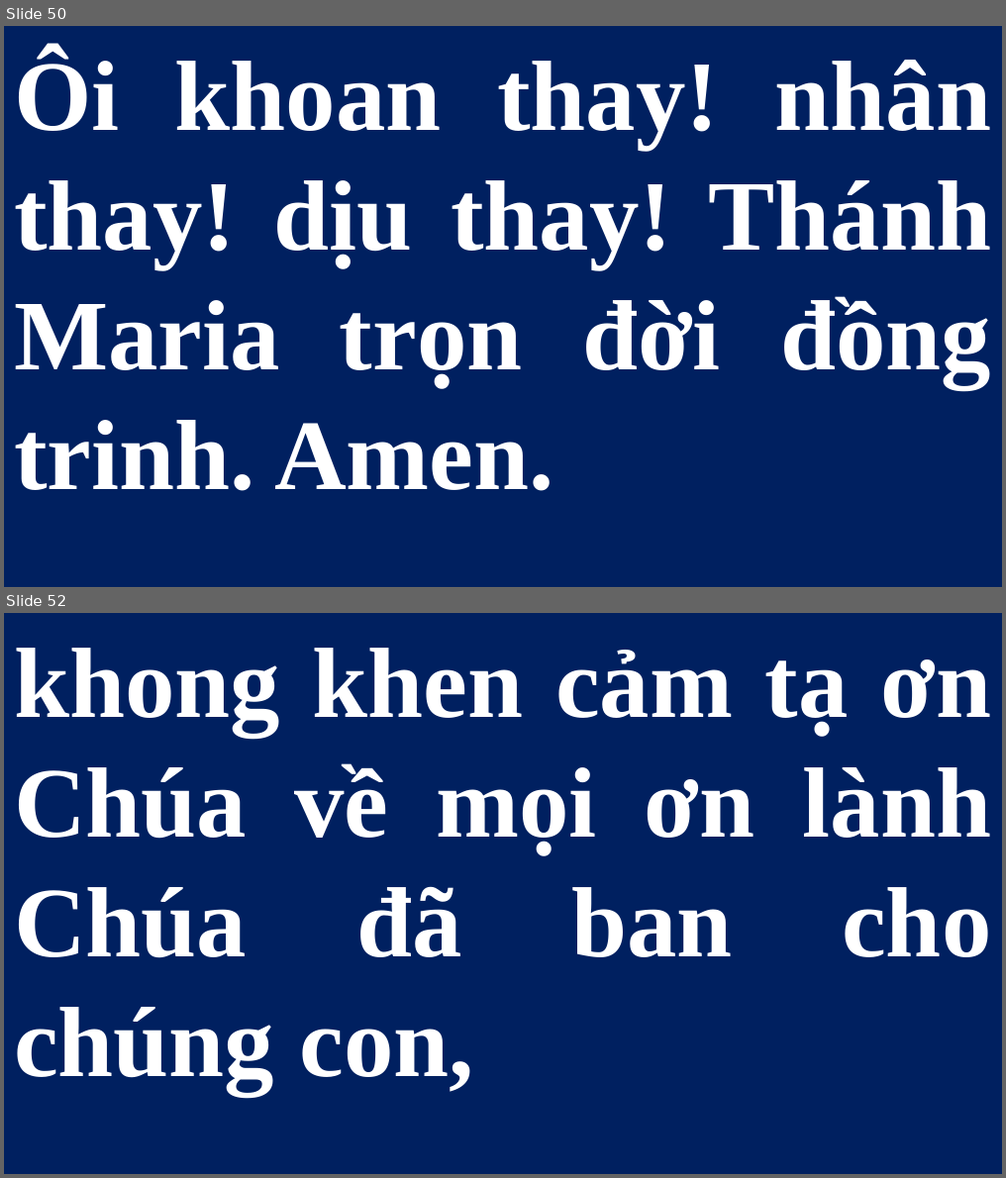
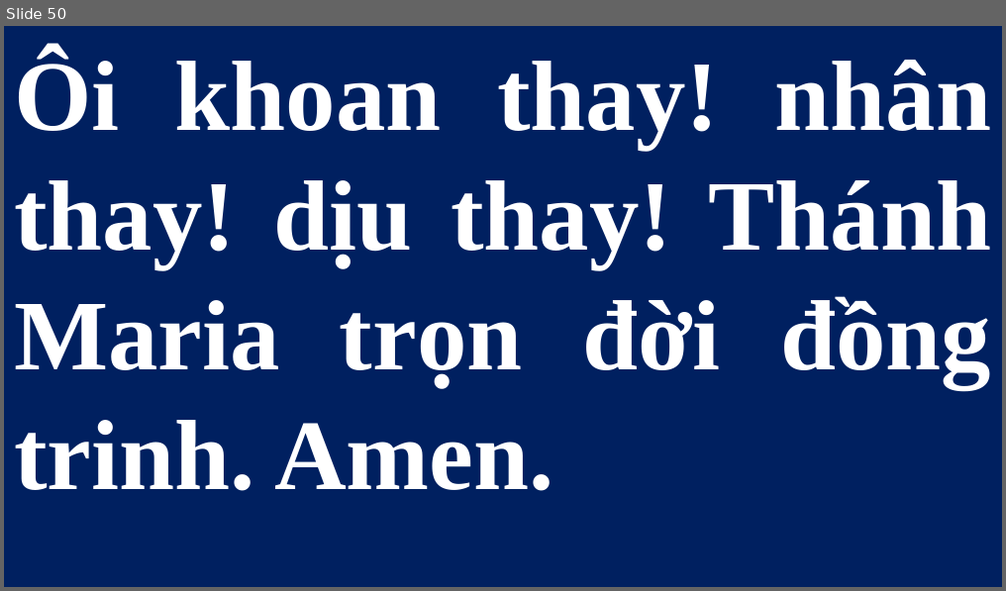
Before and after one commit to lythanhngodev64/SlideLe, a slide deck: Slide/Thứ Bảy - CN-26-TN 2026.pptx. Shown one above the other, each under a label of ours: slides 50 and 52 before the commit, slide 50 after it; the slides between them are not shown. The pictures are 1006x1178 and 1006x591 pixels, drawn with LibreOffice and Linux fonts; fonts in the diff are those of the drawing. Boxes give left, top, right and bottom in pixels: in the first picture for what was removed or moved away, otherwise in the second. Text is boxed around its words. In the diff, an @@ line names an element or a change of style, - is before the commit and + after.

```diff
--- a/Slide/Thứ Bảy - CN-26-TN 2026.pptx
+++ b/Slide/Thứ Bảy - CN-26-TN 2026.pptx
@@ slide 52 removed at <box>4,613,1002,1174</box>, background #FFFFFF @@
@@ subtitle removed at <box>4,613,1002,1173</box> @@
-khong khen cảm tạ ơn Chúa về mọi ơn lành Chúa đã ban cho chúng con,
```
Also in this commit, not shown: 27 other slides removed.
